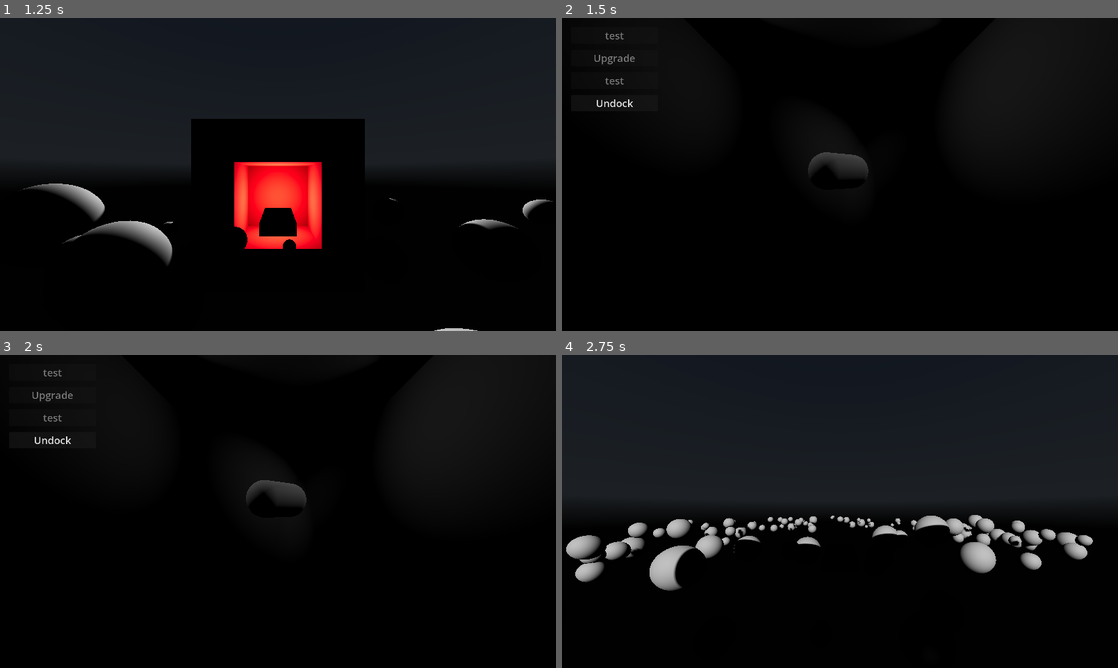
Above: before the commit, frames 1-4 (two rows, left to right).
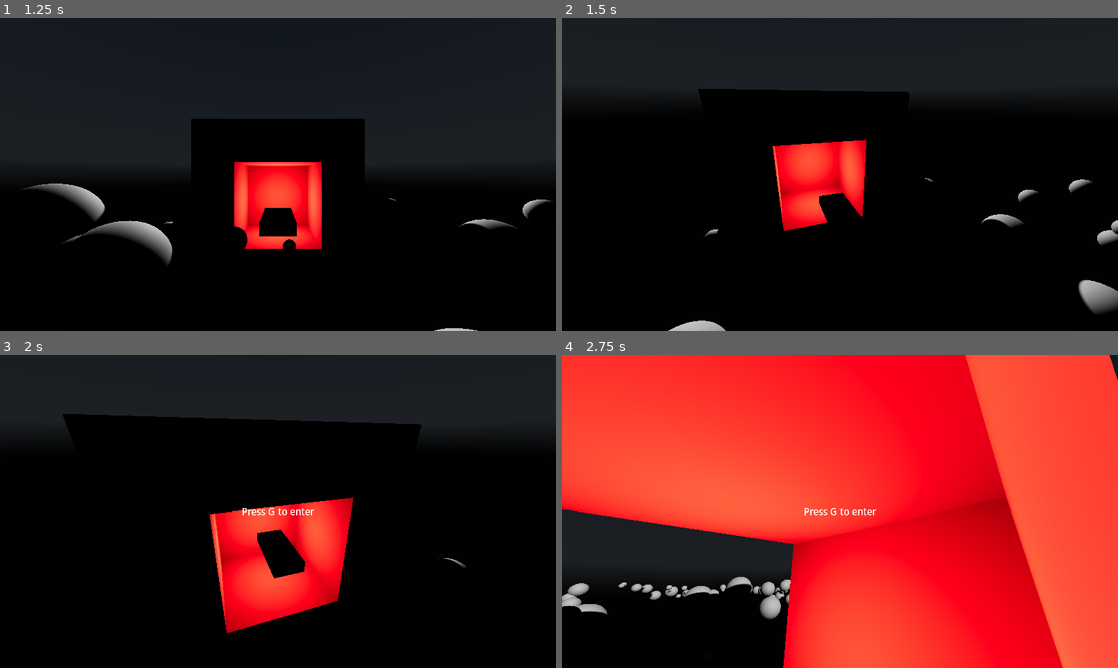
Above: after the commit, the same moments.

Repository: NoFunAllWorkGames/PSX-Strike
Game: Godot game, scene res://scenes/Main_Menu.tscn
Same seed, same stepped clock (60 frames per second), same inputs: the game is played once before the commit and once after it. A sky picture missing from this copy of the repository is replaced by a grey-blue gradient.
Inputs (mouse positions are in pixels of both pictures, inside the frame that each line leads up to):
- Up to frame 1 (1.25 s): click "Start" at 0.5 s
- Up to frame 2 (1.5 s): tap Enter at 1.25 s; move the mouse to (867, 174) at 1.27 s; hold W (ship_forward) from 1.28 s (still down); hold G (interact) from 1.28 s (still down)
- Up to frame 3 (2 s): keep holding W (ship_forward); keep holding G (interact)
- Up to frame 4 (2.75 s): release W (ship_forward) at 2 s; release G (interact) at 2 s; click (612, 439) at 2 s, where only the run before the commit has a clickable "Undock"

Frame 1 is identical in both runs. In frame 2, 17% of the frame differs, in the area x 0-100%, y 0-100%; in frame 3, 19%; in frame 4, 89%.

Commit message:
Bugfix: It was possible to press G for docking from anywhere

Diff:
--- a/singletons/input_manager.gd
+++ b/singletons/input_manager.gd
@@ -44,9 +44,7 @@
 	match GameManager.game_state:
 		Enums.GameState.SPACE:
 			_handle_space_unhandled(event)
-		Enums.GameState.STATION:
-			_handle_station_unhandled(event)
-		Enums.GameState.MAIN_MENU:
+		Enums.GameState.STATION, Enums.GameState.MAIN_MENU:
 			pass
 
 
@@ -57,11 +55,6 @@
 		mouse_look_relative.emit(event.relative)
 	elif enable_freelook_click_capture and event is InputEventMouseButton and event.pressed:
 		capture_mouse()
-
-
-func _handle_station_unhandled(event: InputEvent) -> void:
-	if event is InputEventKey and event.is_action_pressed("interact"):
-		interact_pressed.emit()
 
 
 func capture_mouse() -> void:
--- a/src/interactables/space_station_outside.gd
+++ b/src/interactables/space_station_outside.gd
@@ -1,6 +1,7 @@
 extends Node
 
 var PlayerShip
+var _player_in_dock_zone: bool = false
 
 func _ready() -> void:
 	GameManager.PlayerShip = $"../../Characters/PlayerShipArchon" as CharacterBody3D
@@ -15,12 +16,20 @@
 	InputManager.interact_pressed.disconnect(_on_interact_pressed)
 
 func _on_interact_pressed() -> void:
+	if not _player_in_dock_zone:
+		return
 	GameManager.transition_to("res://scenes/Station.tscn")
 
 func _on_area_3d_body_entered(body: Node3D) -> void:
+	if body != PlayerShip:
+		return
+	_player_in_dock_zone = true
 	SignalBus.display_action_label.emit("Press G to enter")
 
 func _on_area_3d_body_exited(body: Node3D) -> void:
+	if body != PlayerShip:
+		return
+	_player_in_dock_zone = false
 	SignalBus.display_action_label.emit("")
 
 func undock_ship():
